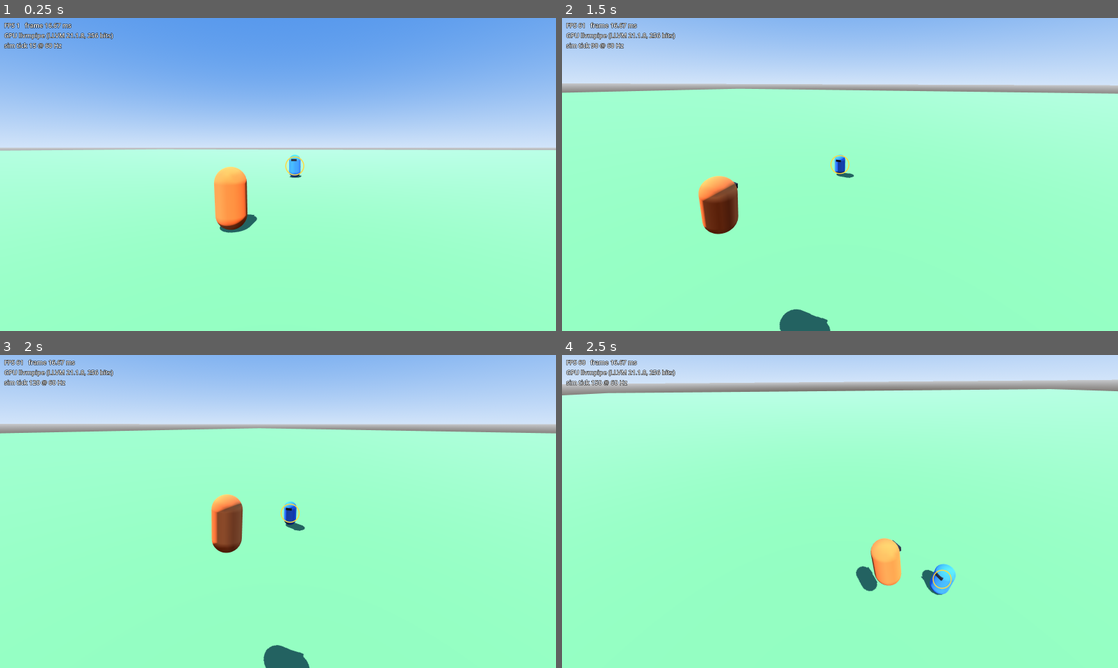
Above: before the commit, frames 1-4 (two rows, left to right).
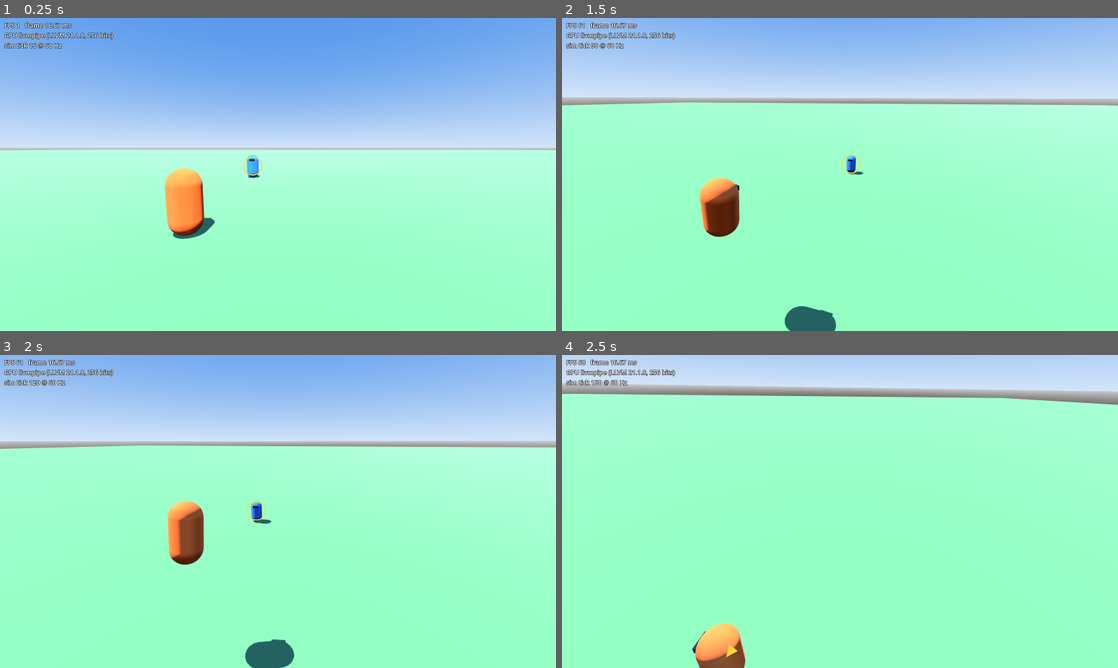
Above: after the commit, the same moments.

Repository: ArnabChatterjee20k/skybreak
Game: Godot game, scene res://game/levels/test_arena.tscn
Same seed, same stepped clock (60 frames per second), same inputs: the game is played once before the commit and once after it.
Inputs (mouse positions are in pixels of both pictures, inside the frame that each line leads up to):
- Up to frame 1 (0.25 s): no input
- Up to frame 2 (1.5 s): tap Enter at 0.5 s; move the mouse to (962, 158) at 0.52 s; hold D (move_right) 0.53-1.28 s; tap Space (ascend) at 0.6 s; click (962, 158) at 0.67 s; move the mouse to (812, 174) at 1.27 s; hold W (move_forward) from 1.28 s (still down); tap E (fighter_block) at 1.35 s
- Up to frame 3 (2 s): keep holding W (move_forward)
- Up to frame 4 (2.5 s): keep holding W (move_forward); move the mouse to (851, 505) at 2.02 s; tap X (fighter_breaker) at 2.1 s

The runs differ from the first frame. In frame 1, 3.1% of the frame differs, in the area x 0-91%, y 42-71%; in frame 2, 7.2%; in frame 3, 12%, in the area x 0-100%, y 15-100%; in frame 4, 6.5%.

Commit message:
Pin the locked player a third from the screen edge (T-114)
Locked framing aimed at the fighters' midpoint, which put the player in the
middle third of the screen in every locked frame of the scripted playtest.
LockOnFraming now aims beside the player so they sit 1/3 from the edge away
from the shoulder (with a few yaw corrections, because pitching down skews
where a yaw offset lands), keeps the midpoint for pitch, and flips the
shoulder when the opponent crosses past the player on screen instead of
past the screen centre, so there is no centre dead zone.

The scripted playtest records how much of the opponent the player covers
(opponent_hidden) and asserts the opponent is more than 20% hidden in at
most 20% of locked frames in circle-strafe and figure-8, and that the player
is off the middle quarter of the screen in 90% of locked frames.

Co-Authored-By: Claude Opus 5.5 <noreply@anthropic.com>

Diff:
--- a/game/debug/flight_playtest.gd
+++ b/game/debug/flight_playtest.gd
@@ -7,6 +7,7 @@
 const FRAME_SECONDS := 1.0 / 60.0
 ## Height of the placeholder fighter, for its on-screen size.
 const FIGHTER_HEIGHT := 2.0
+const FIGHTER_RADIUS := 0.5
 
 var arena: Node
 var ticks: int
@@ -33,7 +34,8 @@
 ## Runs one tick and frame. Returns that frame's record:
 ## tick, locked, camera (Transform3D), fov, player, opponent (positions),
 ## player_on_screen, opponent_on_screen, player_screen_height (fraction),
-## camera_distance (to the player, m), view_pitch (radians, negative = down).
+## camera_distance (to the player, m), view_pitch (radians, negative = down),
+## opponent_hidden (fraction of the opponent's screen box the player covers).
 func advance() -> Dictionary:
 	arena.step_tick()
 	arena.present_frame(1.0, FRAME_SECONDS)
@@ -57,7 +59,35 @@
 		"player_screen_height": FIGHTER_HEIGHT / (2.0 * depth * tan(deg_to_rad(camera.fov) / 2.0)),
 		"camera_distance": view.origin.distance_to(player),
 		"view_pitch": asin(clampf(-view.basis.z.y, -1.0, 1.0)),
+		"opponent_hidden": opponent_hidden_fraction(view, camera.fov, screen, player, opponent),
 	}
+
+
+## How much of the opponent's on-screen box the player's box covers (0..1),
+## counting only when the player is in front of the opponent.
+static func opponent_hidden_fraction(view: Transform3D, fov: float, screen: Vector2,
+		player: Vector3, opponent: Vector3) -> float:
+	var player_box := _screen_box(view, fov, screen, player)
+	var opponent_box := _screen_box(view, fov, screen, opponent)
+	if not player_box.has_area() or not opponent_box.has_area():
+		return 0.0
+	var player_depth := -(view.affine_inverse() * player).z
+	var opponent_depth := -(view.affine_inverse() * opponent).z
+	if player_depth >= opponent_depth:
+		return 0.0
+	return player_box.intersection(opponent_box).get_area() / opponent_box.get_area()
+
+
+## Screen rectangle of a standing fighter capsule, or an empty rect if behind.
+static func _screen_box(view: Transform3D, fov: float, screen: Vector2, centre: Vector3) -> Rect2:
+	var local := view.affine_inverse() * centre
+	if local.z >= -0.1:
+		return Rect2()
+	var placement := OpponentMarker.placement(view, fov, screen, centre)
+	var pixels_per_metre := screen.y * 0.5 / (-local.z * tan(deg_to_rad(fov) / 2.0))
+	var half := Vector2(FIGHTER_RADIUS, FIGHTER_HEIGHT * 0.5) * pixels_per_metre
+	var at: Vector2 = Vector2(local.x, -local.y) * pixels_per_metre + screen * 0.5
+	return Rect2(at - half, half * 2.0)
 
 
 ## Plays the whole scenario and returns every frame's record.
--- a/game/view/camera/fighter_camera.gd
+++ b/game/view/camera/fighter_camera.gd
@@ -71,14 +71,14 @@
 	if locked:
 		if _seconds_since_mouse_moved > orbit_return_delay:
 			orbit = orbit.lerp(Vector2.ZERO, _blend(orbit_return_sharpness, delta))
-		_shoulder_goal = LockOnFraming.shoulder_side_for(global_transform, target, _shoulder_goal)
+		_shoulder_goal = LockOnFraming.shoulder_side_for(global_transform, player, target, _shoulder_goal)
 		_shoulder = move_toward(_shoulder, _shoulder_goal, shoulder_switch_speed * delta)
 		var range_goal := LockOnFraming.range_blend(player.distance_to(target))
 		if _far_blend < 0.0:
 			_far_blend = range_goal
 		else:
 			_far_blend = lerpf(_far_blend, range_goal, _blend(range_blend_sharpness, delta))
-		goal = LockOnFraming.locked_pose(player, target, _shoulder, orbit, _far_blend)
+		goal = LockOnFraming.locked_pose(player, target, _shoulder, orbit, _far_blend, base_fov)
 	else:
 		if _was_locked and _has_pose:
 			_continue_free_orbit_from_here(player)
--- a/game/view/camera/lock_on_framing.gd
+++ b/game/view/camera/lock_on_framing.gd
@@ -32,16 +32,24 @@
 const MAX_VIEW_PITCH_UP := deg_to_rad(25.0)
 ## Most the FOV widens (degrees) for big height gaps.
 const MAX_FOV_BOOST := 10.0
-## The opponent must cross this far past centre before the shoulder flips.
-const SHOULDER_SWITCH_MARGIN := 0.15
+## Where the player sits while locked: this far from the screen centre toward
+## the edge away from the shoulder, as a fraction of the half width (1/3 from the edge).
+const PLAYER_SCREEN_OFFSET := 1.0 / 3.0
+## The opponent must cross past the player by this much (fraction of the half
+## width) before the shoulder flips.
+const SHOULDER_SWITCH_MARGIN := 0.05
+## Screen shape the framing aims for.
+const DEFAULT_VERTICAL_FOV := 75.0
+const ASPECT := 16.0 / 9.0
 
 
 ## Camera pose while locked on. shoulder: -1 camera left of the player .. +1 right
 ## (blends smoothly); the opponent shows on the shoulder side of the screen.
 ## orbit: mouse offset in radians (x yaw, y pitch), clamped to the orbit limits.
 ## far_blend: 0 close .. 1 far; negative means "from the current distance".
+## vertical_fov: degrees, used to put the player at PLAYER_SCREEN_OFFSET.
 static func locked_pose(player: Vector3, target: Vector3, shoulder: float, orbit: Vector2,
-		far_blend: float = -1.0) -> Transform3D:
+		far_blend: float = -1.0, vertical_fov: float = DEFAULT_VERTICAL_FOV) -> Transform3D:
 	var to_target := target - player
 	var flat := Vector3(to_target.x, 0.0, to_target.z)
 	var facing := flat.normalized() if flat.length() > 0.01 else Vector3.FORWARD
@@ -61,8 +69,26 @@
 		+ boom * lerpf(CLOSE_BOOM_LENGTH, FAR_BOOM_LENGTH, far_blend) \
 		+ Vector3.UP * lerpf(CLOSE_HEIGHT, FAR_HEIGHT, far_blend) \
 		+ facing.cross(Vector3.UP).normalized() * SHOULDER_OFFSET * shoulder
-	var look := _clamp_pitch(player.lerp(target, 0.5) - position)
-	return _looking_at(position, position + look)
+	# Aim beside the player so they sit 1/3 from the edge and the opponent gets
+	# the open side; pitch still frames the midpoint.
+	var tan_half_h := tan(deg_to_rad(vertical_fov) / 2.0) * ASPECT
+	var aside := atan(PLAYER_SCREEN_OFFSET * tan_half_h) * shoulder
+	var to_player := player - position
+	var heading := Vector3(to_player.x, 0.0, to_player.z).rotated(Vector3.UP, -aside)
+	var midpoint_pitch := _clamp_pitch(player.lerp(target, 0.5) - position)
+	var look := heading.normalized() * Vector2(midpoint_pitch.x, midpoint_pitch.z).length() + Vector3.UP * midpoint_pitch.y
+	var pose := _looking_at(position, position + look)
+	# Pitch skews where a yaw offset lands on screen; nudge the yaw until the
+	# player is at the intended screen x.
+	var wanted_x := -PLAYER_SCREEN_OFFSET * shoulder * tan_half_h
+	for _pass in 3:
+		var local := pose.affine_inverse() * player
+		if local.z >= -0.01:
+			break
+		var error := atan(local.x / -local.z) - atan(wanted_x)
+		look = look.rotated(Vector3.UP, -error)
+		pose = _looking_at(position, position + look)
+	return pose
 
 
 ## Vertical FOV in degrees for a locked camera with base_fov normally.
@@ -95,18 +121,22 @@
 		clampf(orbit.y, -MAX_ORBIT_PITCH, MAX_ORBIT_PITCH))
 
 
-## Which shoulder to sit on: the side of the screen the opponent is on.
-## Keeps the current side while the opponent is inside the centre margin.
-static func shoulder_side_for(camera: Transform3D, target: Vector3, current_side: float) -> float:
-	var local := camera.affine_inverse() * target
-	if local.z >= 0.0:
-		return current_side
-	var screen_x := local.x / -local.z
-	if screen_x > SHOULDER_SWITCH_MARGIN:
+## Which shoulder to sit on: the opponent should be on the shoulder side of the
+## player on screen. Flips once the opponent crosses past the player by the
+## margin; there is no dead zone around the screen centre.
+static func shoulder_side_for(camera: Transform3D, player: Vector3, target: Vector3, current_side: float) -> float:
+	var view := camera.affine_inverse()
+	var player_local := view * player
+	var target_local := view * target
+	if player_local.z >= 0.0 or target_local.z >= 0.0:
+		return current_side if current_side != 0.0 else 1.0
+	var gap := target_local.x / -target_local.z - player_local.x / -player_local.z
+	var margin := SHOULDER_SWITCH_MARGIN * tan(deg_to_rad(DEFAULT_VERTICAL_FOV) / 2.0) * ASPECT
+	if current_side >= 0.0 and gap < -margin:
+		return -1.0
+	if current_side <= 0.0 and gap > margin:
 		return 1.0
-	if screen_x < -SHOULDER_SWITCH_MARGIN:
-		return -1.0
-	return signf(current_side) if current_side != 0.0 else 1.0
+	return current_side if current_side != 0.0 else 1.0
 
 
 ## Direction with its pitch limited to the view pitch limits; keeps its heading.
--- a/tests/playtest/test_flight_camera.gd
+++ b/tests/playtest/test_flight_camera.gd
@@ -104,3 +104,28 @@
 			visible += int(frame.opponent_on_screen)
 		if counted > 0:
 			assert_gte(float(visible) / counted, 0.99, "%s: %d/%d frames" % [scenario_name, visible, counted])
+
+
+func test_player_rarely_hides_the_opponent_while_strafing() -> void:
+	# T-114: in circle-strafe and figure-8 the player covers more than 20% of the
+	# opponent in at most 20% of locked frames.
+	for scenario_name in ["2_circle_strafe_locked", "3_figure_eight"]:
+		var locked := _settled(scenario_name).filter(func(f): return f.locked)
+		var hidden := locked.filter(func(f): return f.opponent_hidden > 0.2)
+		var share := float(hidden.size()) / locked.size()
+		assert_lte(share, 0.2, "%s: opponent >20%% hidden in %d/%d frames" % [scenario_name, hidden.size(), locked.size()])
+
+
+func test_player_sits_about_a_third_from_the_screen_edge_while_locked() -> void:
+	var screen := Vector2(1920, 1080)
+	for scenario_name in ["2_circle_strafe_locked", "3_figure_eight", "5_rush_from_far"]:
+		var off := 0
+		var locked := 0
+		for frame in _settled(scenario_name):
+			if not frame.locked:
+				continue
+			locked += 1
+			var x: float = OpponentMarker.placement(frame.camera, frame.fov, screen, frame.player).position.x / screen.x
+			if absf(x - 0.5) < 0.12:  # within the middle quarter of the screen
+				off += 1
+		assert_lte(float(off) / locked, 0.1, "%s: player centred in %d/%d frames" % [scenario_name, off, locked])
--- a/tests/view/test_lock_on_framing.gd
+++ b/tests/view/test_lock_on_framing.gd
@@ -63,8 +63,10 @@
 func test_opponent_appears_on_the_shoulder_side_of_the_screen() -> void:
 	var target := PLAYER + Vector3(0, 0, -10)
 	var pose := LockOnFraming.locked_pose(PLAYER, target, 1.0, Vector2.ZERO)
-	assert_gt((pose.affine_inverse() * target).x, 0.0, "target right of centre")
-	assert_lt((pose.affine_inverse() * PLAYER).x, 0.0, "player left of centre")
+	var target_local := pose.affine_inverse() * target
+	var player_local := pose.affine_inverse() * PLAYER
+	assert_gt(target_local.x / -target_local.z, player_local.x / -player_local.z, "target right of the player")
+	assert_lt(player_local.x, 0.0, "player left of centre")
 
 
 func test_orbit_is_clamped_to_limits() -> void:
@@ -73,12 +75,26 @@
 	assert_almost_eq(clamped.y, -LockOnFraming.MAX_ORBIT_PITCH, 0.0001)
 
 
-func test_shoulder_flips_only_past_the_centre_margin() -> void:
+func test_shoulder_follows_the_opponent_relative_to_the_player_not_the_centre() -> void:
 	var camera := Transform3D(Basis.IDENTITY, Vector3.ZERO)
-	assert_eq(LockOnFraming.shoulder_side_for(camera, Vector3(0.5, 0, -10), 1.0), 1.0, "near centre: keep right")
-	assert_eq(LockOnFraming.shoulder_side_for(camera, Vector3(0.5, 0, -10), -1.0), -1.0, "near centre: keep left")
-	assert_eq(LockOnFraming.shoulder_side_for(camera, Vector3(-5, 0, -10), 1.0), -1.0, "far left: flip left")
-	assert_eq(LockOnFraming.shoulder_side_for(camera, Vector3(5, 0, -10), -1.0), 1.0, "far right: flip right")
+	var player := Vector3(-3, 0, -8)
+	# Opponent left of centre but still right of the player: keep the right shoulder.
+	assert_eq(LockOnFraming.shoulder_side_for(camera, player, Vector3(-1, 0, -20), 1.0), 1.0, "keep right")
+	# Opponent crosses to the left of the player: flip left.
+	assert_eq(LockOnFraming.shoulder_side_for(camera, player, Vector3(-12, 0, -20), 1.0), -1.0, "flip left")
+	# Mirror image.
+	var right_player := Vector3(3, 0, -8)
+	assert_eq(LockOnFraming.shoulder_side_for(camera, right_player, Vector3(1, 0, -20), -1.0), -1.0, "keep left")
+	assert_eq(LockOnFraming.shoulder_side_for(camera, right_player, Vector3(12, 0, -20), -1.0), 1.0, "flip right")
+
+
+func test_locked_player_sits_a_third_from_the_edge() -> void:
+	var target := PLAYER + Vector3(0, 0, -15)
+	for shoulder in [-1.0, 1.0]:
+		var pose := LockOnFraming.locked_pose(PLAYER, target, shoulder, Vector2.ZERO)
+		var local := pose.affine_inverse() * PLAYER
+		var ndc_x := local.x / -local.z / (tan(VERTICAL_FOV / 2.0) * ASPECT)
+		assert_almost_eq(ndc_x, -shoulder / 3.0, 0.02, "shoulder %s" % shoulder)
 
 
 func test_free_pose_orbits_player_at_boom_length_and_looks_at_them() -> void:
Not shown, changed: TODO.md
